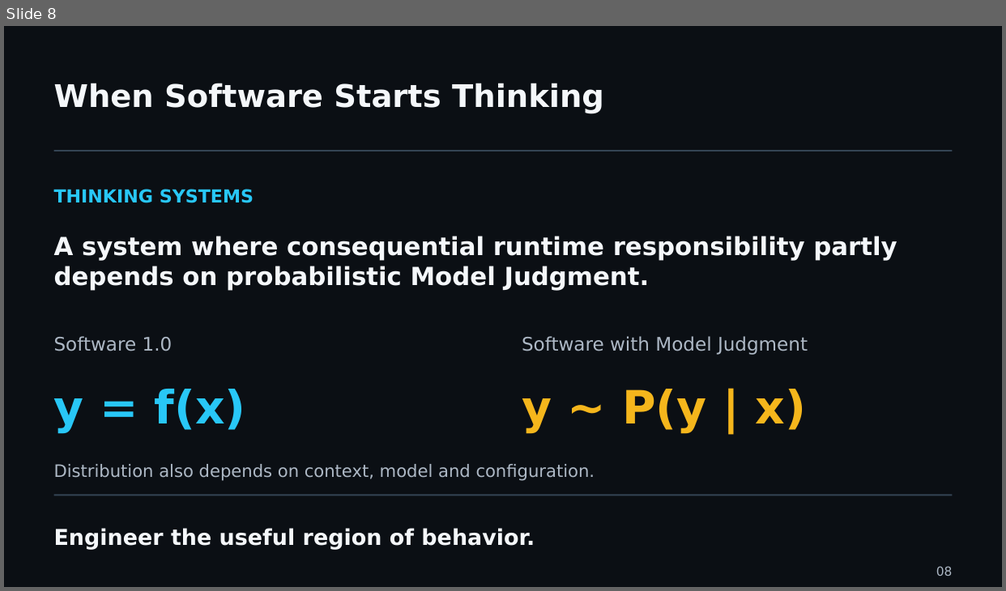
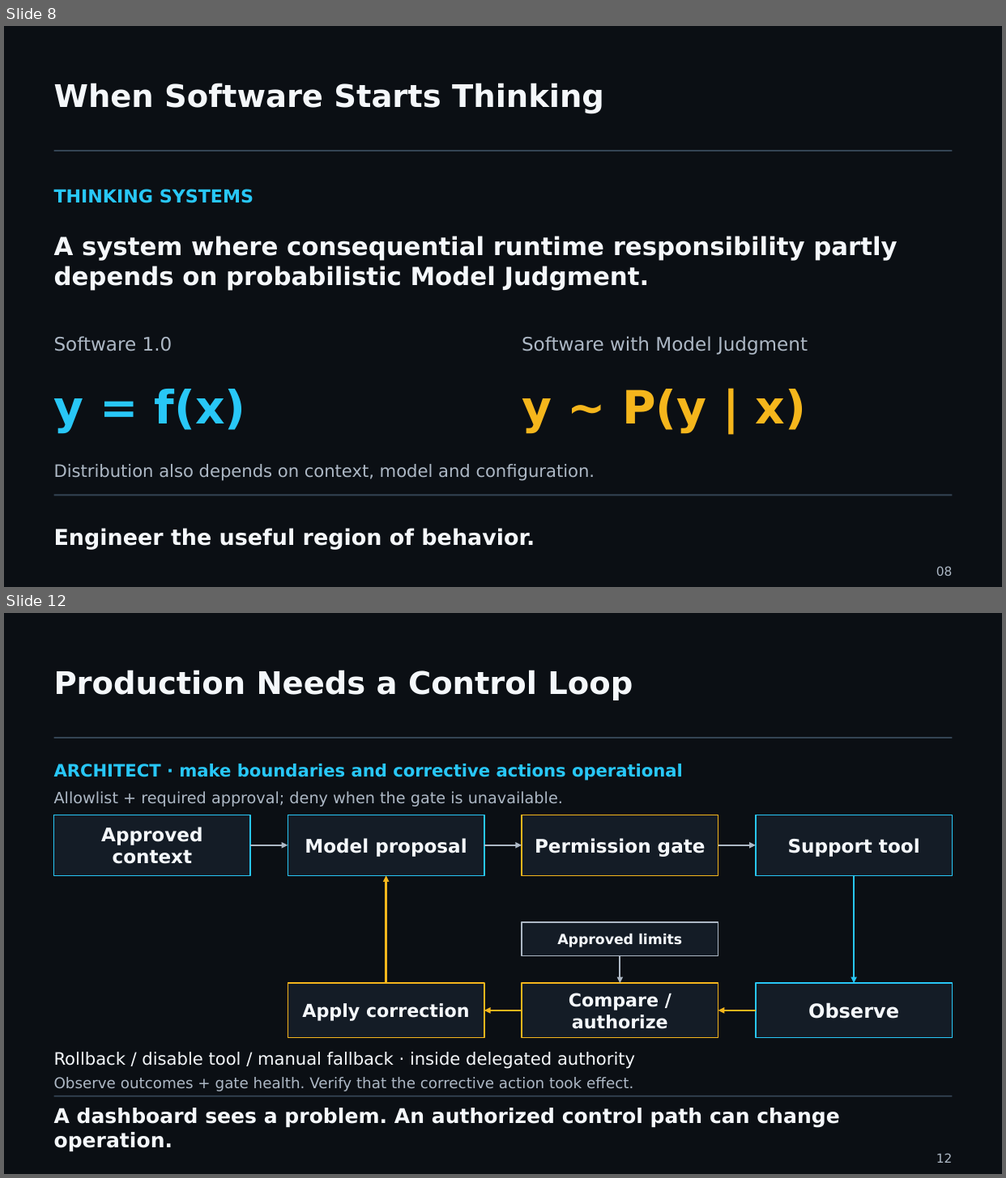
Before and after one commit to UncertaintyArchitectureGroup/uncertainty-architecture, a slide deck: assets/presentations/pmday-2026/ai-changes-both-sides.pptx. Shown one above the other, each under a label of ours: slide 8 before the commit, slides 8 and 12 after it; the slides between them are not shown. The pictures are 1006x591 and 1006x1178 pixels, drawn with LibreOffice and Linux fonts; fonts in the diff are those of the drawing. Boxes give left, top, right and bottom in pixels: in the first picture for what was removed or moved away, otherwise in the second. Text is boxed around its words. In the diff, an @@ line names an element or a change of style, - is before the commit and + after.

```diff
--- a/assets/presentations/pmday-2026/ai-changes-both-sides.pptx
+++ b/assets/presentations/pmday-2026/ai-changes-both-sides.pptx
@@ slide 12 added at [4,613,1002,1174], background #0B0F14 @@
@@ text added at [54,670,633,700], 30 pt, text #F4F7FA, bold @@
+Production Needs a Control Loop
@@ line added from (54, 738) to (953, 738), #344454 1.5 pt @@
@@ text added at [54,764,683,781], 16.5 pt, text #28C7F7, bold @@
+ARCHITECT · make boundaries and corrective actions operational
@@ text added at [54,791,563,807], 15 pt, text #ADB8C5 @@
+Allowlist + required approval; deny when the gate is unavailable.
@@ rectangle added at [54,815,250,875], fill #141C26, outline #28C7F7 1.13 pt @@
@@ text added at [101,827,202,864], 18 pt, text #F4F7FA, bold @@
+Approved context
@@ rectangle added at [288,815,484,875], fill #141C26, outline #28C7F7 1.13 pt @@
@@ rectangle added at [522,815,718,875], fill #141C26, outline #F5B61C 1.13 pt @@
@@ rectangle added at [756,815,952,875], fill #141C26, outline #28C7F7 1.13 pt @@
@@ arrow added from (250, 845) to (288, 845), #ADB8C5 1.73 pt @@
@@ text added at [305,838,467,857], 18 pt, text #F4F7FA, bold @@
+Model proposal
@@ arrow added from (484, 845) to (522, 845), #ADB8C5 1.73 pt @@
@@ text added at [535,838,705,857], 18 pt, text #F4F7FA, bold @@
+Permission gate
@@ arrow added from (718, 845) to (756, 845), #ADB8C5 1.73 pt @@
@@ text added at [788,838,920,857], 18 pt, text #F4F7FA, bold @@
+Support tool
@@ arrow added from (386, 983) to (386, 875), #F5B61C 1.73 pt @@
@@ arrow added from (854, 875) to (854, 983), #28C7F7 1.73 pt @@
@@ rectangle added at [522,923,718,956], fill #141C26, outline #ADB8C5 1.13 pt @@
@@ text added at [557,934,682,948], 13.5 pt, text #F4F7FA, bold @@
+Approved limits
@@ arrow added from (620, 956) to (620, 983), #ADB8C5 1.73 pt @@
@@ rectangle added at [288,983,484,1038], fill #141C26, outline #F5B61C 1.13 pt @@
@@ rectangle added at [522,983,718,1038], fill #141C26, outline #F5B61C 1.13 pt @@
@@ text added at [569,993,668,1029], 17.2 pt, text #F4F7FA, bold @@
+Compare / authorize
@@ rectangle added at [756,983,952,1038], fill #141C26, outline #28C7F7 1.13 pt @@
@@ text added at [302,1003,470,1021], 17.2 pt, text #F4F7FA, bold @@
+Apply correction
@@ arrow added from (522, 1011) to (484, 1011), #F5B61C 1.73 pt @@
@@ arrow added from (756, 1011) to (718, 1011), #F5B61C 1.73 pt @@
@@ text added at [808,1003,899,1019], 18.8 pt, text #F4F7FA, bold @@
+Observe
@@ text added at [54,1052,635,1069], 16.5 pt, text #F4F7FA @@
+Rollback / disable tool / manual fallback · inside delegated authority
@@ text added at [54,1077,633,1092], 14.2 pt, text #ADB8C5 @@
+Observe outcomes + gate health. Verify that the corrective action took effect.
@@ line added from (54, 1097) to (953, 1097), #344454 1.5 pt @@
@@ text added at [54,1108,839,1152], 19.5 pt, text #F4F7FA, bold @@
+A dashboard sees a problem. An authorized control path can change operation.
@@ text added at [936,1153,953,1163], 12 pt, text #ADB8C5 @@
+12
```
Also in this commit, not shown: 2 slides changed, 4 other slides added, 5 slides removed, 13 other files.
